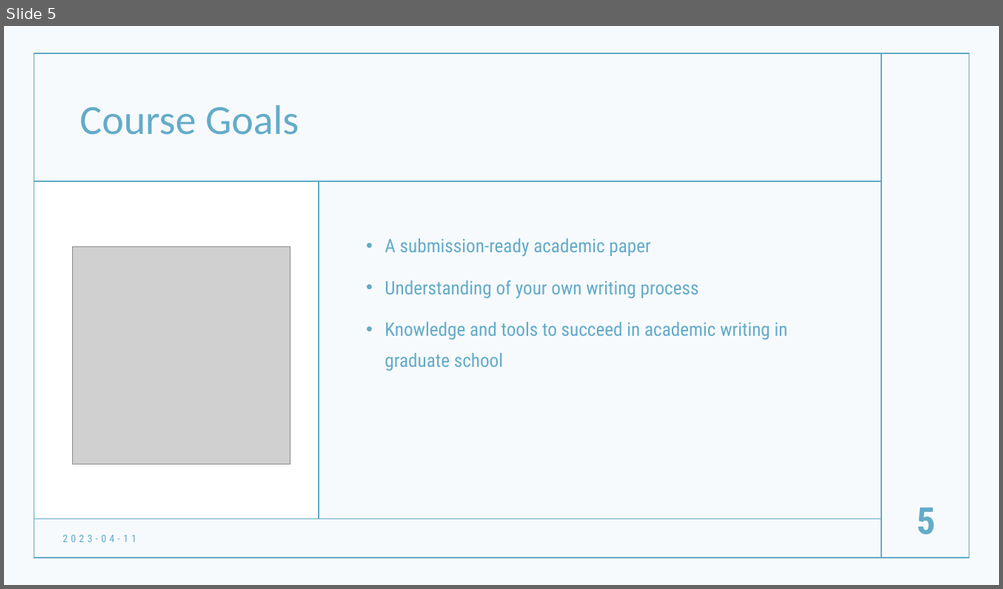
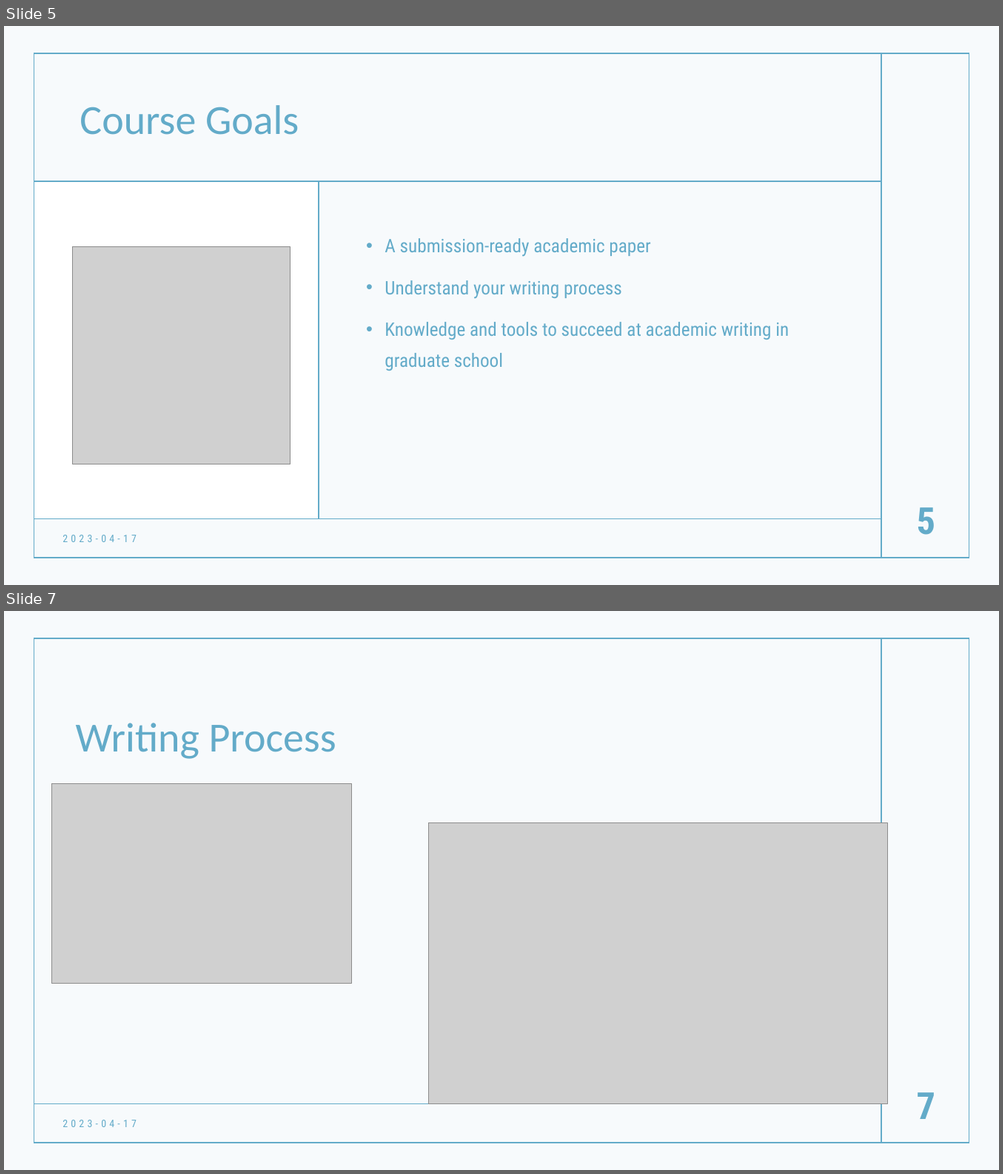
Before and after one commit to hatalbott/mcnair_academic_writing, a slide deck: 00-Intro/L00-Intro.pptx. Shown one above the other, each under a label of ours: slide 5 before the commit, slides 5 and 7 after it; the slides between them are not shown. The pictures are 1003x589 and 1003x1174 pixels, drawn with LibreOffice and Linux fonts; fonts in the diff are those of the drawing; grey boxes stand for pictures. Boxes give left, top, right and bottom in pixels: in the first picture for what was removed or moved away, otherwise in the second. Text is boxed around its words. In the diff, an @@ line names an element or a change of style, - is before the commit and + after.

```diff
--- a/00-Intro/L00-Intro.pptx
+++ b/00-Intro/L00-Intro.pptx
@@ slide 7 added at (4,611,999,1170), background #FFFFFF @@
@@ rectangle added at (4,611,999,1170), fill #63ABC9 at 5% opacity @@
@@ rectangle added at (34,638,969,1144), outline #63ABC9 1 pt @@
@@ line added from (881, 638) to (881, 1143), #63ABC9 1 pt @@
@@ title added at (76,723,336,759), 40 pt, text #63ABC9 @@
+Writing Process
@@ picture added at (52,784,352,984) @@
@@ picture added at (429,823,887,1104) @@
@@ page number added at (916,1093,935,1119), 36 pt, text #63ABC9, bold @@
+7
@@ line added from (34, 1104) to (881, 1104), #63ABC9 1 pt @@
@@ text added at (62,1120,136,1128), 10 pt, text #63ABC9 @@
+2023-04-17
@@ slide 5 changed as well @@
@@ text at (384,281,788,371): text changed @@
-• Understanding of your own writing process
-• Knowledge and tools to succeed in academic writing in graduate school
+• Understand your writing process
+• Knowledge and tools to succeed at academic writing in graduate school
@@ text at (62,535,136,543): text changed @@
-2023-04-11
+2023-04-17
```
Also in this commit, not shown: 6 other slides changed, 2 other slides added, 6 other files.
